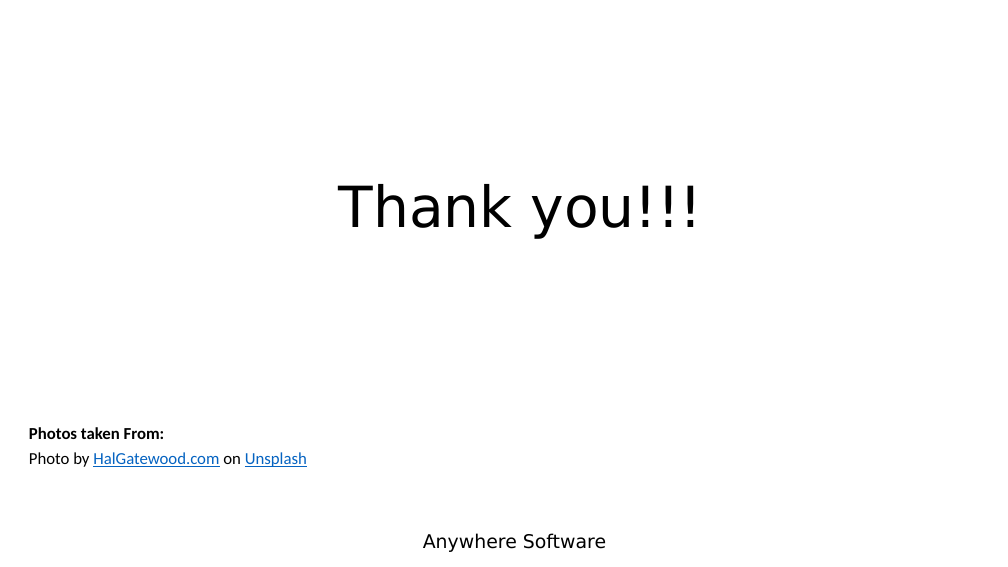
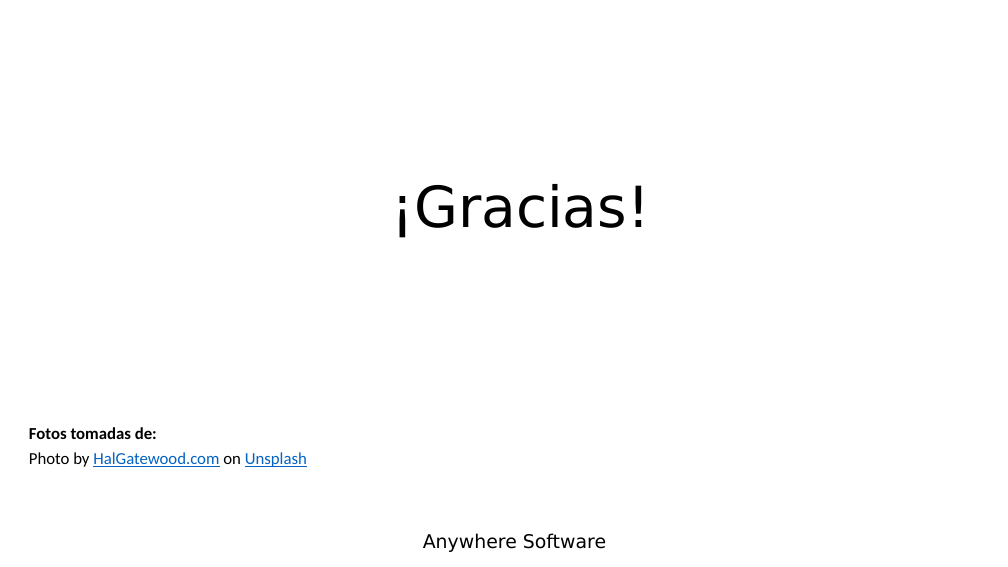
Before and after one commit to Lamashino/Teaching-B4J, a slide deck: slide 22 of Tema 5 - Diseñador/Tema 5 - Diseñador.pptx. Drawn at 1008x567 pixels with LibreOffice and Linux fonts; fonts in the diff are those of the drawing; background and template pictures are left out. Boxes give left, top, right and bottom in pixels: in the first picture for what was removed or moved away, otherwise in the second. Text is boxed around its words. In the diff, an @@ line names an element or a change of style, - is before the commit and + after.

```diff
--- a/Tema 5 - Diseñador/Tema 5 - Diseñador.pptx
+++ b/Tema 5 - Diseñador/Tema 5 - Diseñador.pptx
@@ text at (392,184,650,238): text changed @@
-Thank you!!!
+¡Gracias!
@@ text at (29,427,157,439): text changed @@
-Photos taken From:
+Fotos tomadas de:
```
Also in this commit, not shown: 9 other slides changed, 10 slides added, 10 slides removed, 2 other files.
